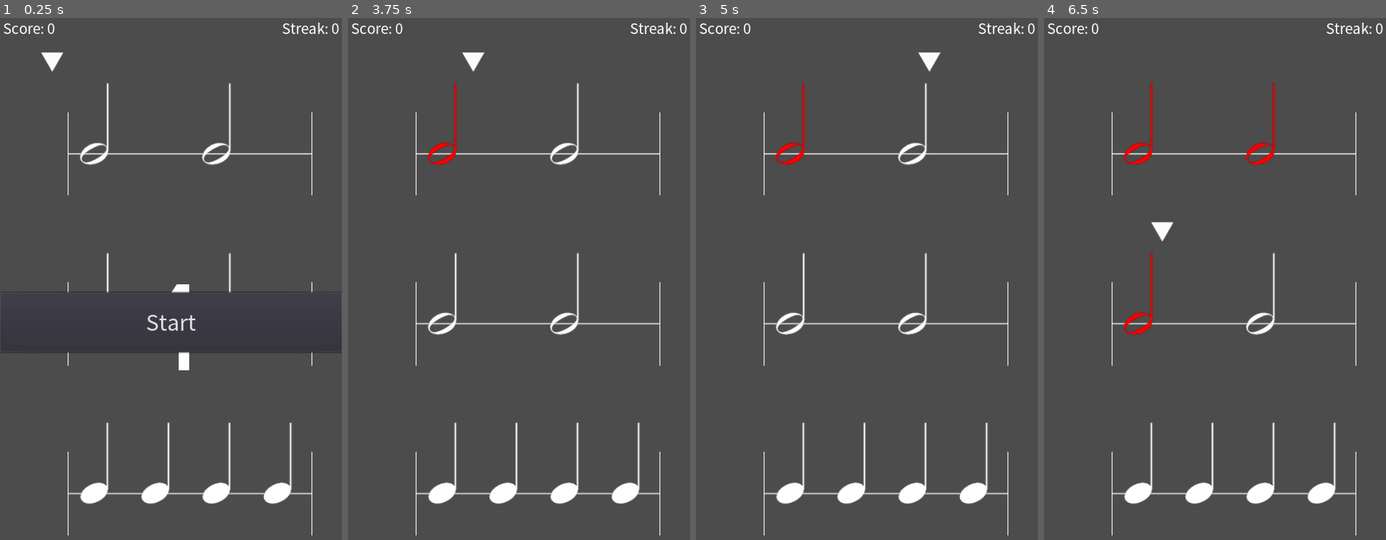
Above: before the commit, frames 1-4 (left to right).
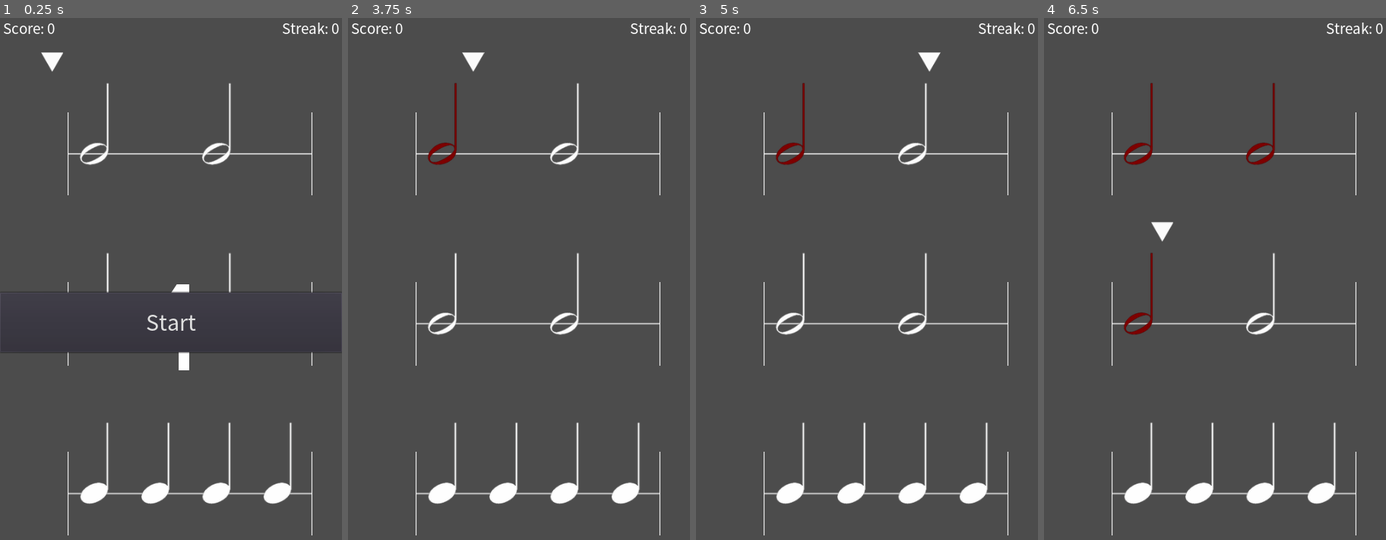
Above: after the commit, the same moments.

Repository: HaMM4R/RhythmTrainGodot
Game: Godot game, scene res://scenes/PlayScene/PlayScene.tscn
Two runs of this game, one before a commit and one after it. Both use one fixed random seed, a clock stepped at 60 frames per second and the inputs below.
Inputs (mouse positions are in pixels of both pictures, inside the frame that each line leads up to):
- Up to frame 1 (0.25 s): no input
- Up to frame 2 (3.75 s): click "Start" at 0.5 s; tap Enter at 1.25 s; move the mouse to (594, 289) at 1.27 s; press the mouse at (594, 289) at 1.28 s; move the mouse to (450, 352) at 2.02 s; release the mouse at (450, 352) at 2.03 s; click (450, 352) at 2.1 s; move the mouse to (553, 190) at 2.77 s; press the mouse at (553, 190) at 2.78 s; move the mouse to (501, 446) at 3.52 s; release the mouse at (501, 446) at 3.53 s; click (501, 446) at 3.6 s
- Up to frame 3 (5 s): tap Space at 4.25 s; move the mouse to (969, 414) at 4.27 s; press the mouse at (969, 414) at 4.28 s
- Up to frame 4 (6.5 s): tap Enter at 5 s; move the mouse to (1112, 232) at 5.02 s; release the mouse at (1112, 232) at 5.03 s; click (1112, 232) at 5.1 s; tap Space at 5.75 s; move the mouse to (1232, 320) at 5.77 s; press the mouse at (1232, 320) at 5.78 s

The runs differ from the first frame. In frame 2, 0.2% of the frame differs, in the area x 23-32%, y 12-29%; in frame 3, 0.2%; in frame 4, 0.7%, in the area x 23-68%, y 12-61%.

Commit message:
Fixed streak and note double presses
Also added some hit particles

Diff:
--- /dev/null
+++ b/scenes/Lights/PulseLight.gd
@@ -0,0 +1,27 @@
+extends Light2D
+
+export var pulseDuration: = 1.0
+onready var light: = get_node(".")
+onready var audioVisualiser = get_node("AudioTest/visualiser")
+
+var increasing: = false
+var pulseReduce: = false
+
+func _ready():
+	light.energy = 0.0
+
+
+func _physics_process(delta):
+	var total = 0
+	var mean = 0
+
+	for i in range(70):
+		total += audioVisualiser.histogram[i]
+
+	mean = total / 70
+	light.energy = mean * 5
+
+
+func _test():
+	yield(get_tree().create_timer(0.4), "timeout")
+	light.energy = 0
--- /dev/null
+++ b/scenes/Particles/Explosion.tscn
@@ -0,0 +1,64 @@
+[gd_scene load_steps=10 format=2]
+
+[sub_resource type="CanvasItemMaterial" id=1]
+blend_mode = 1
+
+[sub_resource type="Gradient" id=2]
+offsets = PoolRealArray( 0.00118483, 0.235782, 0.827014, 1 )
+colors = PoolColorArray( 1, 0.967041, 0.789063, 1, 0.898438, 0.507455, 0.0912476, 1, 0.75, 0.194409, 0.1875, 1, 1, 0, 0, 1 )
+
+[sub_resource type="GradientTexture" id=3]
+gradient = SubResource( 2 )
+
+[sub_resource type="Curve" id=4]
+min_value = -400.0
+max_value = 400.0
+_data = [ Vector2( 0, 400 ), 0.0, 0.0, 0, 0, Vector2( 0.106113, 378.182 ), -3755.45, -3755.45, 0, 0, Vector2( 1, -190.455 ), 0.0, 0.0, 0, 0 ]
+
+[sub_resource type="CurveTexture" id=5]
+curve = SubResource( 4 )
+
+[sub_resource type="Curve" id=6]
+max_value = 2.5
+_data = [ Vector2( 0, 2.48295 ), 0.0, 0.0, 0, 0, Vector2( 1, 0.482955 ), 0.0, 0.0, 0, 0 ]
+
+[sub_resource type="CurveTexture" id=7]
+curve = SubResource( 6 )
+
+[sub_resource type="ParticlesMaterial" id=8]
+emission_shape = 1
+emission_sphere_radius = 2.0
+flag_disable_z = true
+spread = 180.0
+gravity = Vector3( 0, 0, 0 )
+initial_velocity = 150.0
+initial_velocity_random = 0.5
+orbit_velocity = 0.0
+orbit_velocity_random = 0.0
+linear_accel = 500.0
+linear_accel_random = 0.2
+linear_accel_curve = SubResource( 5 )
+damping = 500.0
+scale = 5.0
+scale_random = 1.0
+scale_curve = SubResource( 7 )
+color_ramp = SubResource( 3 )
+
+[sub_resource type="Environment" id=9]
+background_mode = 4
+glow_enabled = true
+glow_intensity = 0.14
+glow_strength = 1.02
+
+[node name="Particles2D" type="Particles2D"]
+material = SubResource( 1 )
+emitting = false
+amount = 20
+lifetime = 0.5
+one_shot = true
+speed_scale = 5.0
+explosiveness = 0.5
+process_material = SubResource( 8 )
+
+[node name="WorldEnvironment" type="WorldEnvironment" parent="."]
+environment = SubResource( 9 )
--- a/scenes/PlayScene/Note.tscn
+++ b/scenes/PlayScene/Note.tscn
@@ -1,16 +1,22 @@
-[gd_scene load_steps=8 format=2]
+[gd_scene load_steps=9 format=2]
 
 [ext_resource path="res://scenes/PlayScene/Note.gd" type="Script" id=1]
 [ext_resource path="res://assets/images/Crotchet.png" type="Texture" id=2]
 [ext_resource path="res://assets/images/Semibreve.png" type="Texture" id=3]
 [ext_resource path="res://assets/images/Quaver single.png" type="Texture" id=4]
 [ext_resource path="res://assets/images/Minim.png" type="Texture" id=5]
+[ext_resource path="res://scenes/Particles/Explosion.tscn" type="PackedScene" id=6]
 
 [sub_resource type="SpriteFrames" id=1]
 animations = [ {
 "frames": [ ExtResource( 5 ) ],
 "loop": true,
 "name": "half",
+"speed": 5.0
+}, {
+"frames": [ ExtResource( 3 ) ],
+"loop": true,
+"name": "whole",
 "speed": 5.0
 }, {
 "frames": [ ExtResource( 2 ) ],
@@ -21,11 +27,6 @@
 "frames": [ ExtResource( 4 ) ],
 "loop": true,
 "name": "eighth",
-"speed": 5.0
-}, {
-"frames": [ ExtResource( 3 ) ],
-"loop": true,
-"name": "whole",
 "speed": 5.0
 } ]
 
@@ -43,3 +44,6 @@
 
 [node name="CollisionShape" type="CollisionShape2D" parent="CollisionArea"]
 shape = SubResource( 2 )
+
+[node name="Particles2D" parent="." instance=ExtResource( 6 )]
+position = Vector2( -2, 0 )
--- a/scenes/PlayScene/PlayScene.gd
+++ b/scenes/PlayScene/PlayScene.gd
@@ -225,7 +225,7 @@
 func _input(event):
 	# On Click
 	if event.is_action_pressed("click"):
-		if inNote:
+		if inNote and !clickedNote:
 			clickedNote = true
 			print("Clicked in note")
 			# Increment score
@@ -235,6 +235,9 @@
 			$GUI.update_streak(streak)
 			$Pointer.noteHit()
 		else:
+			streak = 0
+			$GUI.update_score(score)
+			$GUI.update_streak(streak)
 			print("Clicked out note")
 
 
--- a/scenes/PlayScene/Pointer.gd
+++ b/scenes/PlayScene/Pointer.gd
@@ -33,12 +33,13 @@
 	var noteFound = area.get_parent()
 	# If the note wasn't hit, turn it red
 	if !noteIsHit:
-		noteFound.get_node("AnimatedSprite").modulate = Color(1,0,0)
+		noteFound.get_node("AnimatedSprite").modulate = Color(0.5,0,0)
 	noteIsHit = false
 
 
 func noteHit():
 	# When the note is hit, turn the note G r e e n
 	var noteFound = currentNote.get_parent()
-	noteFound.get_node("AnimatedSprite").modulate = Color(0,1,0)
+	noteFound.get_node("AnimatedSprite").modulate = Color(0,1,0, 0.5)
+	noteFound.get_node("Particles2D").emitting = true
 	noteIsHit = true
Binary file added: assets/images/Lights/light.png
Not shown, added: assets/images/Lights/light.png.import
